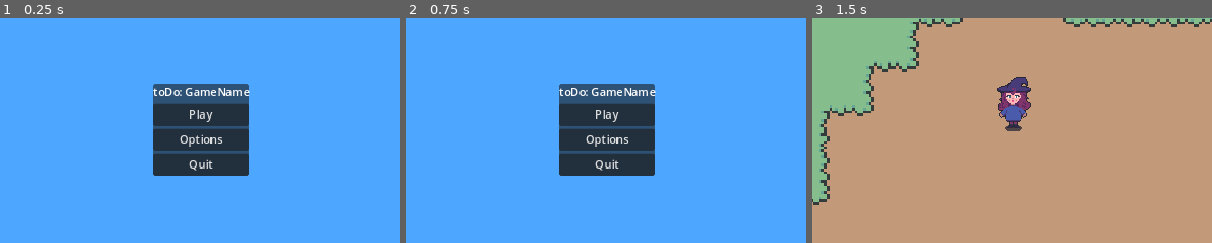
Above: before the commit, frames 1-3 (left to right).
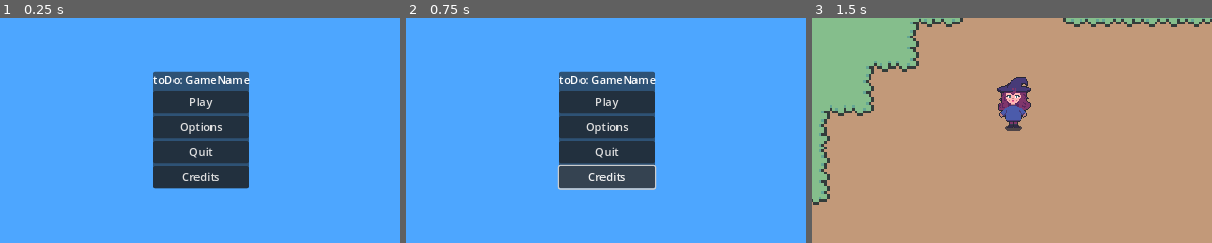
Above: after the commit, the same moments.

Repository: Sopheruss/ForestOfWonders_KikisAdventure
Game: Godot game, scene res://MenuStuff/MenuScenes/menu.tscn
The game is run twice, just before and just after one commit, with the same random seed, the same clock (stepped at 60 frames per second) and the same inputs.
Inputs (mouse positions are % of the whole screen's width and height, from its top left):
- Up to frame 1 (0.25 s): no input
- Up to frame 2 (0.75 s): click (50, 60) at 0.5 s, where only the run after the commit has a clickable "Credits"
- Up to frame 3 (1.5 s): click "Play" at 1.25 s
The pictures show only the part of the screen within x 25-75%, y 25-75%; the shares and areas given below are measured in that part.

The runs differ from the first frame. In frame 1, 6.5% of the frame differs, in the area x 38-63%, y 23-76%; in frame 2, 6.7%, in the area x 37-63%, y 23-77%; in frame 3, nothing differs.

Commit message:
added Credits Button in main Menu
No functionality yes

Diff:
--- a/MenuStuff/MenuScenes/menu.tscn
+++ b/MenuStuff/MenuScenes/menu.tscn
@@ -55,6 +55,11 @@
 layout_mode = 2
 text = "Quit"
 
+[node name="Credits" type="Button" parent="CenterContainer/PanelContainer/MarginContainer/VBoxContainer"]
+layout_mode = 2
+text = "Credits"
+
 [connection signal="pressed" from="CenterContainer/PanelContainer/MarginContainer/VBoxContainer/Play" to="." method="_on_play_pressed"]
 [connection signal="pressed" from="CenterContainer/PanelContainer/MarginContainer/VBoxContainer/Options" to="." method="_on_options_pressed"]
 [connection signal="pressed" from="CenterContainer/PanelContainer/MarginContainer/VBoxContainer/Quit" to="." method="_on_quit_pressed"]
+[connection signal="pressed" from="CenterContainer/PanelContainer/MarginContainer/VBoxContainer/Credits" to="." method="_on_credits_pressed"]
--- a/MenuStuff/MenuScripts/menu.gd
+++ b/MenuStuff/MenuScripts/menu.gd
@@ -12,3 +12,7 @@
 
 func _on_quit_pressed() -> void:
 	get_tree().quit()
+
+
+func _on_credits_pressed() -> void:
+	pass # Replace with function body.
